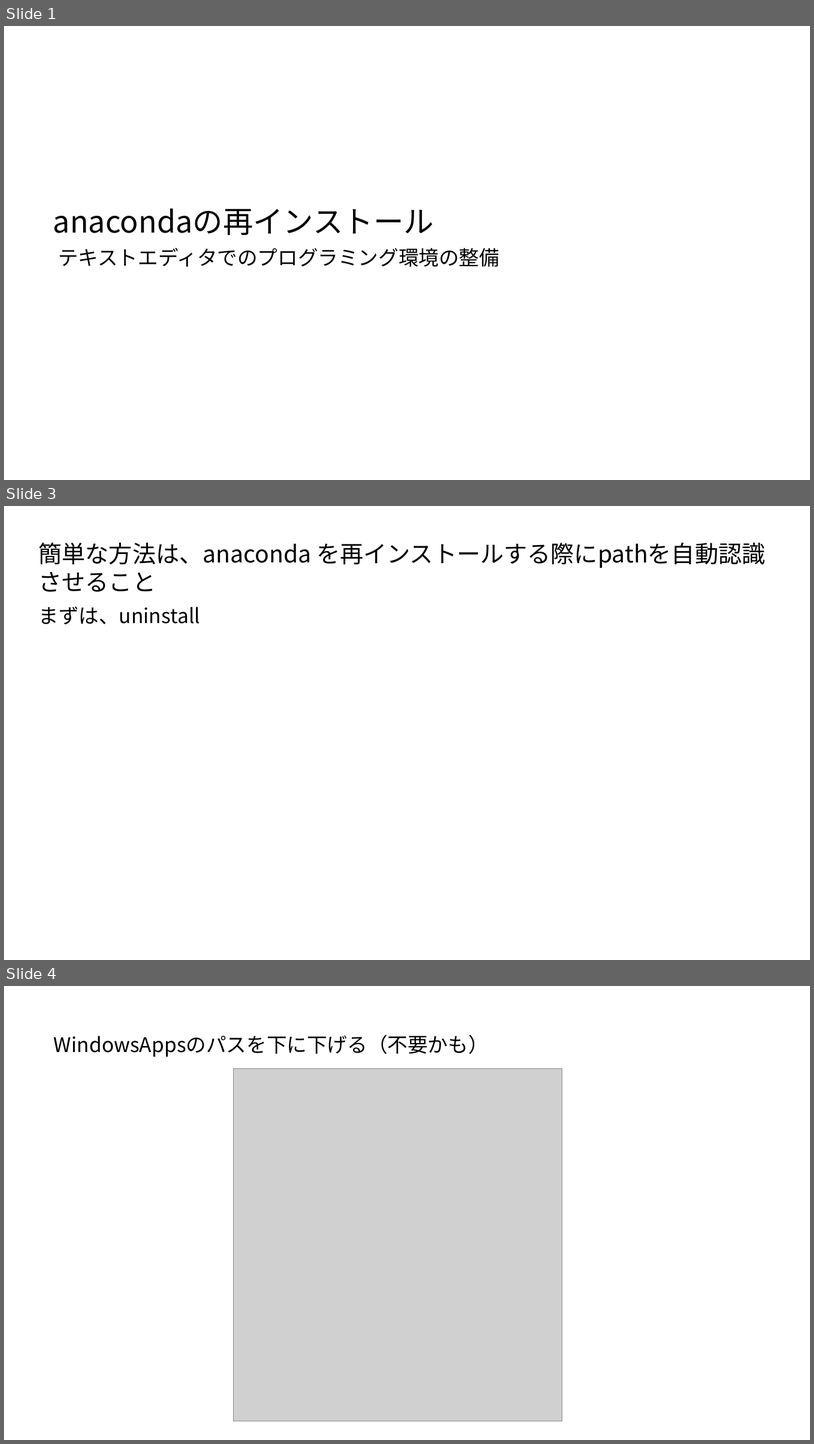
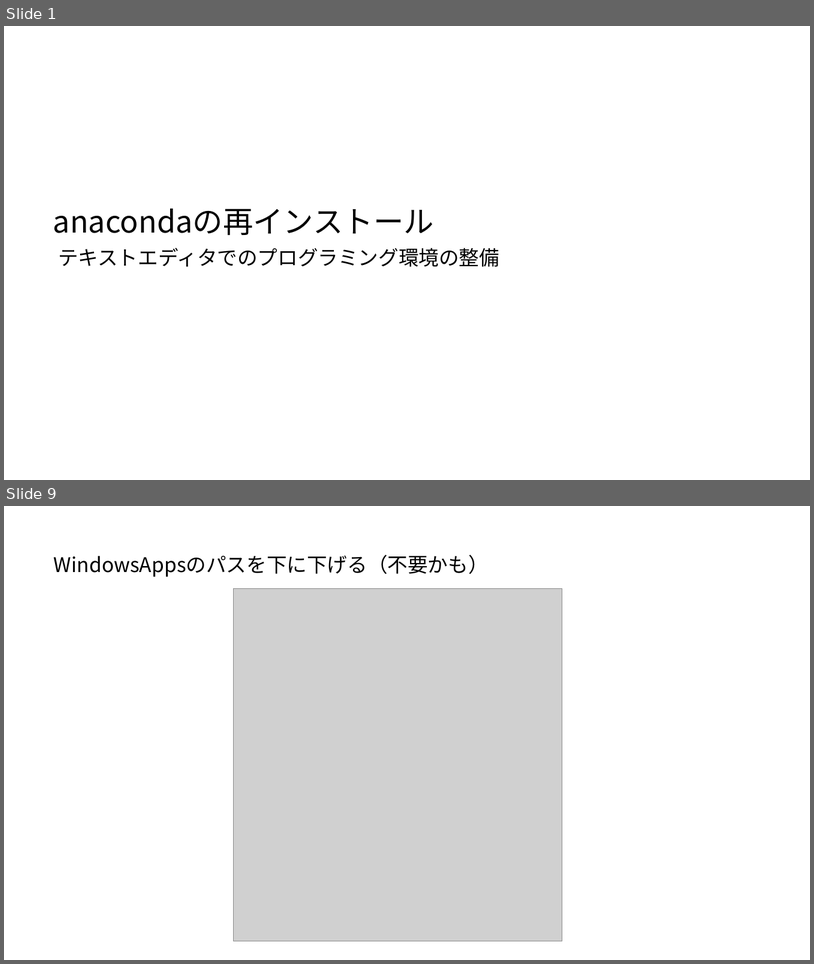
Before and after one commit to ueharaLab/bigdata1_introduction, a slide deck: anaconda.pptx. Shown one above the other, each under a label of ours: slides 1, 3 and 4 before the commit, slides 1 and 9 after it; the slides between them are not shown. The pictures are 814x1444 and 814x964 pixels, drawn with LibreOffice and Linux fonts; fonts in the diff are those of the drawing; grey boxes stand for pictures. Boxes give left, top, right and bottom in pixels: in the first picture for what was removed or moved away, otherwise in the second. Text is boxed around its words. In the diff, an @@ line names an element or a change of style, - is before the commit and + after.

```diff
--- a/anaconda.pptx
+++ b/anaconda.pptx
@@ slide 3 removed at (4, 506, 810, 960), background #FFFFFF @@
@@ text removed at (39, 543, 765, 568) @@
-簡単な方法は、anaconda を再インストールする際にpathを自動認識させること
@@ text removed at (38, 606, 200, 624) @@
-まずは、uninstall
@@ what was slide 4 is now slide 9 @@
```
Also in this commit, not shown: 1 slide changed, 4 slides added, 1 other slide removed.
